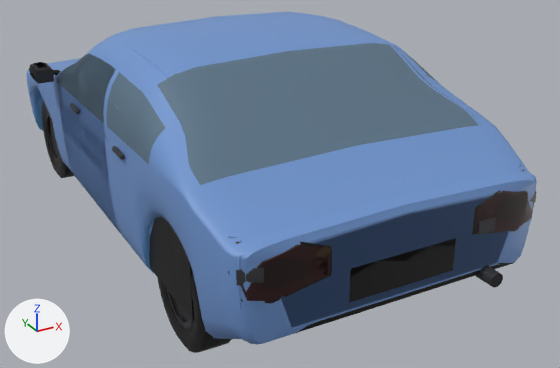
Two versions of the glTF model godot/assets/models/cv2_hatch.glb, one commit apart.
One viewpoint serves both versions: a camera (50 mm lens) standing at (-1.95, -4.35, 2.3) and looking at (0.24, -0.36, 0.31). Arrows for +X, +Y and +Z are at lower left; the lights stay in place. The older version comes first. Objects named as collision shapes, trigger or cutter boxes, shadow casters or lower levels of detail are left out. Where no turn or scale is listed for an object, it has been applied to the vertices. Vertices at exactly the same position are counted once.

In view in the first picture: 'Body', 'Body_LOD1', 'DoorL_Mesh', 'WheelFL_Tyre', 'WheelRL_Tyre' and 2 more.
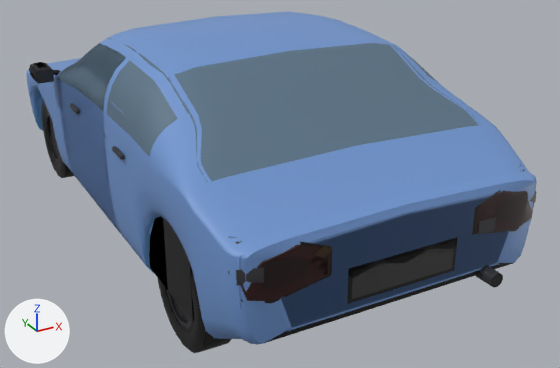
Where the newer file only moved an object's origin or applied its transform, the numbers keep the older frame.

What differs and where, as boxes (x1, y1, x2, y2) in the pictures (560 x 368 px; the box of a moved part takes in the faces that stretch with it):
'Body', reshaped: before (26, 12, 537, 344); after (26, 12, 537, 353)
'Body_LOD1', reshaped: before (30, 21, 537, 345); after (30, 21, 537, 353)
part 1 of me_body, added: after (352, 242, 454, 299)
part 2 of me_body, moved or reshaped: before (349, 239, 456, 303); after (347, 237, 458, 304)
part 3 of me_body, recoloured: (149, 217, 295, 343) in both
part 4 of me_body, recoloured: (265, 329, 295, 343) in both
part 5 of me_body, recoloured (darker): (84, 43, 178, 128) in both
part 6 of me_body, recoloured: (57, 36, 211, 185) in both
part 7 of me_body_lod1, added: after (352, 242, 454, 285)
part 8 of me_body_lod1, added (mostly hidden): after (45, 109, 224, 353)
part 9 of me_body_lod1, moved or reshaped: before (350, 238, 456, 279); after (348, 238, 458, 283)
part 10 of me_body_lod1, recoloured: (108, 38, 167, 110) in both
part 11 of me_body_lod1, recoloured: (111, 102, 206, 181) in both
part 12 of me_doorl_mesh, moved or reshaped: before (58, 65, 115, 174); after (58, 45, 109, 172)
'WheelRL_Tyre', unchanged, covered by the edit: before (157, 271, 231, 353)

Patch to the scene script:
```diff
--- a/godot/assets/models/cv2_hatch.glb.py
+++ b/godot/assets/models/cv2_hatch.glb.py
@@ me_body @@
 # used by ob_body; location = (0.0, 0.0, 0.0)
-me_body.from_pydata(...)  # 2995 vertices, 5394 faces; spans x -1.03..1.03, y -2.03..1.96, z 0.15..1.36
+me_body.from_pydata(...)  # 4630 vertices, 7618 faces; spans x -1.03..1.03, y -2.03..1.96, z 0.0..1.36
+# me_body part 1: the loose piece of 5 vertices spanning x -0.29..0.29, y -1.95, z 0.47..0.64 is copied, and the copy is scaled about its middle by (0.966, 1, 0.824); it spans x -0.28..0.28, y -1.96, z 0.48..0.62
+# me_body part 2: 4 vertices removed from x -0.29..0.29, y -1.95, z 0.47..0.64; 4 vertices added at x -0.3..0.3, y -1.95, z 0.46..0.64
+# me_body part 3: 346 kept faces spanning x -0.83..0.83, y -1.95..1.95, z 0.21..1.31 get new vertex colours
+# me_body part 4: 108 faces spanning x -0.81..-0.55, y -1.95..1.95, z 0.21..0.67 switch from mat_paint to mat_details
+# me_body part 5: 36 faces spanning x -0.82..-0.73, y -1.15..0.55, z 0.99..1.27 switch from mat_paint to mat_glass
+# me_body part 6: 82 faces spanning x -0.88..-0.64, y -1.55..0.78, z 0.88..1.29 switch from mat_glass to mat_paint
+# other edits to the shape of me_body do not show in these pictures
@@ me_body_lod1 @@
 # used by ob_body_lod1; location = (0.0, 0.0, 0.0)
-me_body_lod1.from_pydata(...)  # 674 vertices, 1208 faces; spans x -1.03..1.03, y -2.03..1.96, z 0.15..1.36
+me_body_lod1.from_pydata(...)  # 1116 vertices, 1782 faces; spans x -1.03..1.03, y -2.03..1.96, z 0.0..1.36
+# me_body_lod1 part 7: the loose piece of 5 vertices spanning x -0.29..0.29, y -1.95, z 0.47..0.64 is copied, and the copy is scaled about its middle by (0.966, 1, 0.824); it spans x -0.28..0.28, y -1.96, z 0.48..0.62
+# me_body_lod1 part 8: 396 vertices added at x -0.83..0.83, y -1.57..1.95, z 0.0..1.31
+# me_body_lod1 part 9: 4 vertices removed from x -0.29..0.29, y -1.95, z 0.47..0.64; 4 vertices added at x -0.3..0.3, y -1.95, z 0.46..0.64
+# me_body_lod1 part 10: 10 faces spanning x -0.86..-0.67, y -0.9..0.04, z 1.06..1.3 switch from mat_paint to mat_glass
+# me_body_lod1 part 11: 32 faces spanning x -0.88..-0.67, y -1.55..0.78, z 0.86..1.16 switch from mat_glass to mat_paint
+# other edits to the shape of me_body_lod1 do not show in these pictures
 me_body_lod1.materials.append(mat_details)
@@ me_doorl_mesh @@
 # used by ob_doorl_mesh; location = (-0.861, 0.55, 0.714)
-me_doorl_mesh.from_pydata(...)  # 264 vertices, 440 faces; spans x -0.022..0.143, y -1.0..0.0, z -0.504..0.504
+me_doorl_mesh.from_pydata(...)  # 264 vertices, 440 faces; spans x -0.022..0.204, y -1.0..0.0, z -0.449..0.56
+# me_doorl_mesh part 12: 264 of 264 vertices moved; they spanned x -0.022..0.143, y -1.0..0.0, z -0.504..0.504 and now span x -0.022..0.204, y -1.0..0.0, z -0.449..0.56; mean shift (0.005, 0.0, 0.08)
 me_doorl_mesh.materials.append(mat_paint)
```
